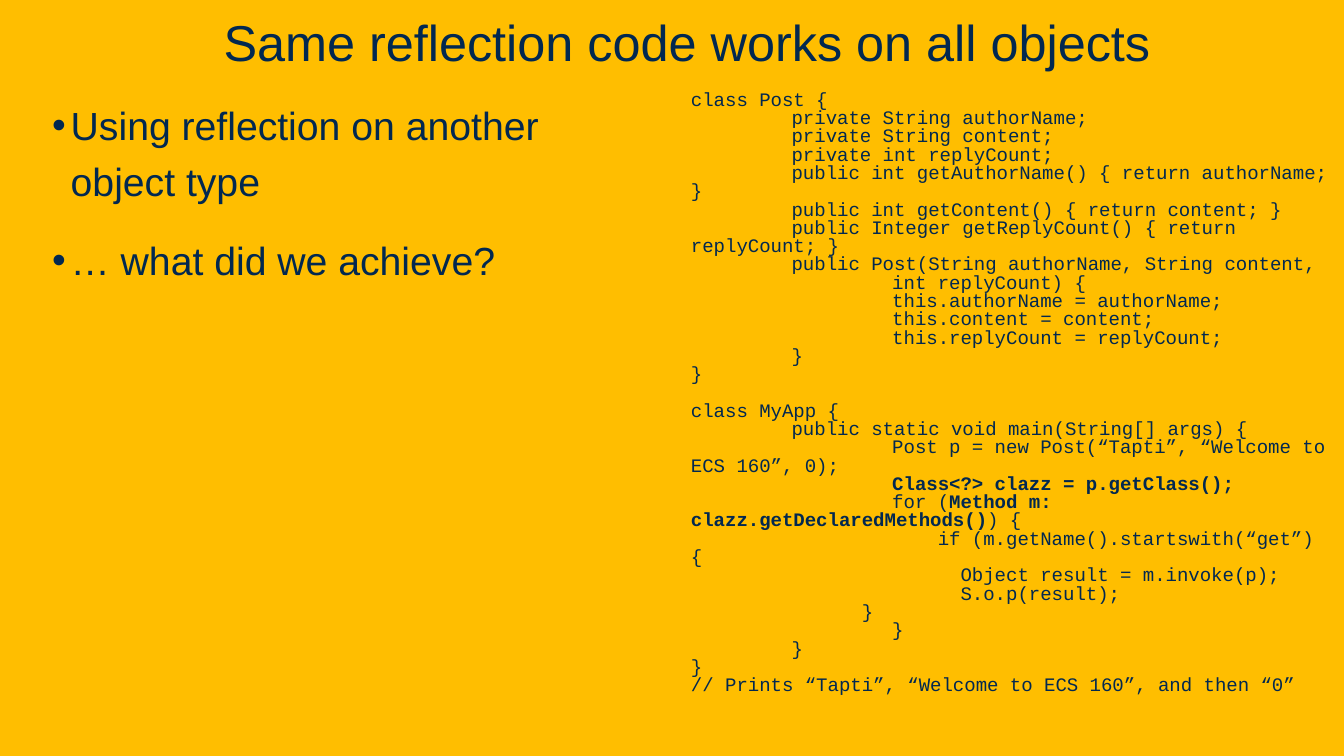
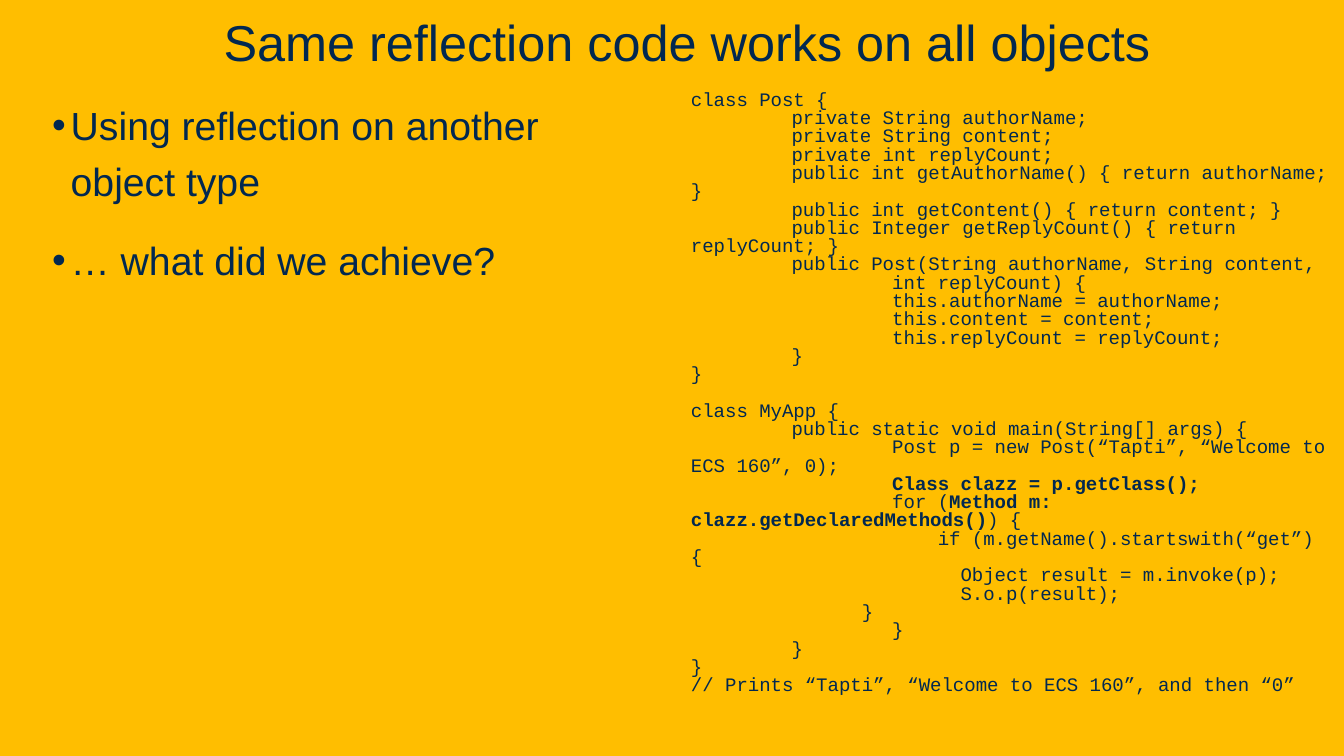
Before and after one commit to davsec-teaching/ECS_160, a slide deck: slide 22 of slides/Reflection.pptx. Drawn at 1344x756 pixels with LibreOffice and Linux fonts; fonts in the diff are those of the drawing; background and template pictures are left out. Boxes give left, top, right and bottom in pixels: in the first picture for what was removed or moved away, otherwise in the second. Text is boxed around its words. In the diff, an @@ line names an element or a change of style, - is before the commit and + after.

Commit message:
update reflection slides Please enter the commit message for your changes. Lines starting

```diff
--- a/slides/Reflection.pptx
+++ b/slides/Reflection.pptx
@@ text at (892,477,1200,497): text changed @@
-Class<?> clazz = p.getClass();
+Class clazz = p.getClass();
```
Also in this commit, not shown: 16 other slides changed, 1 other file.
